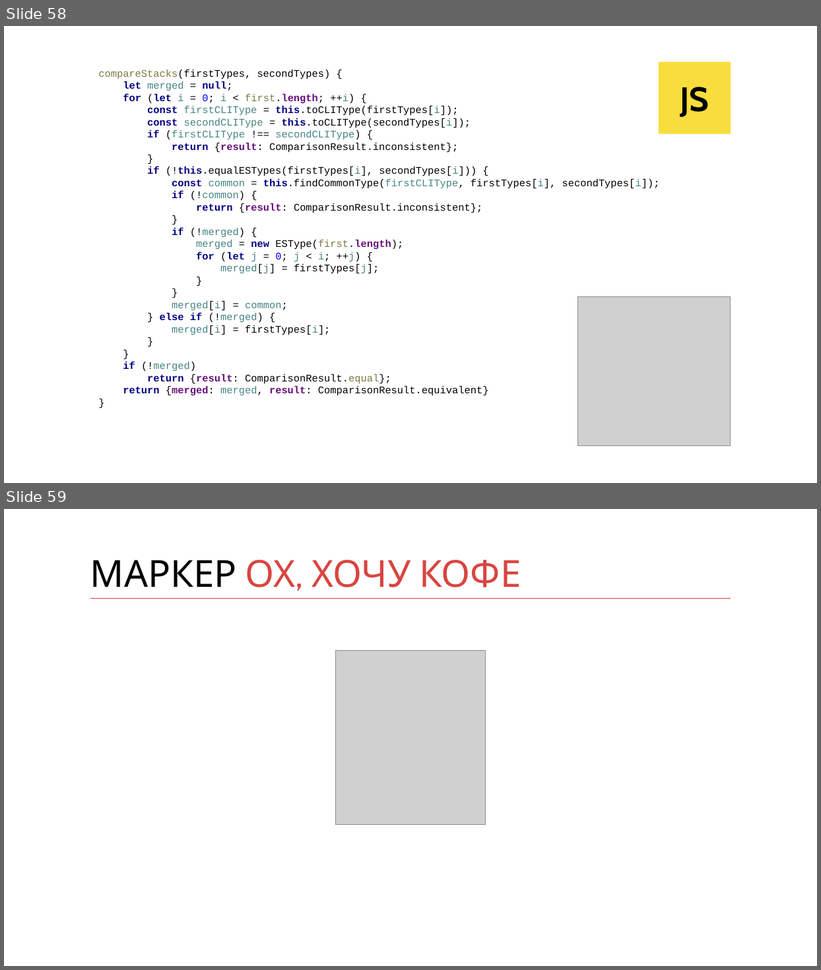
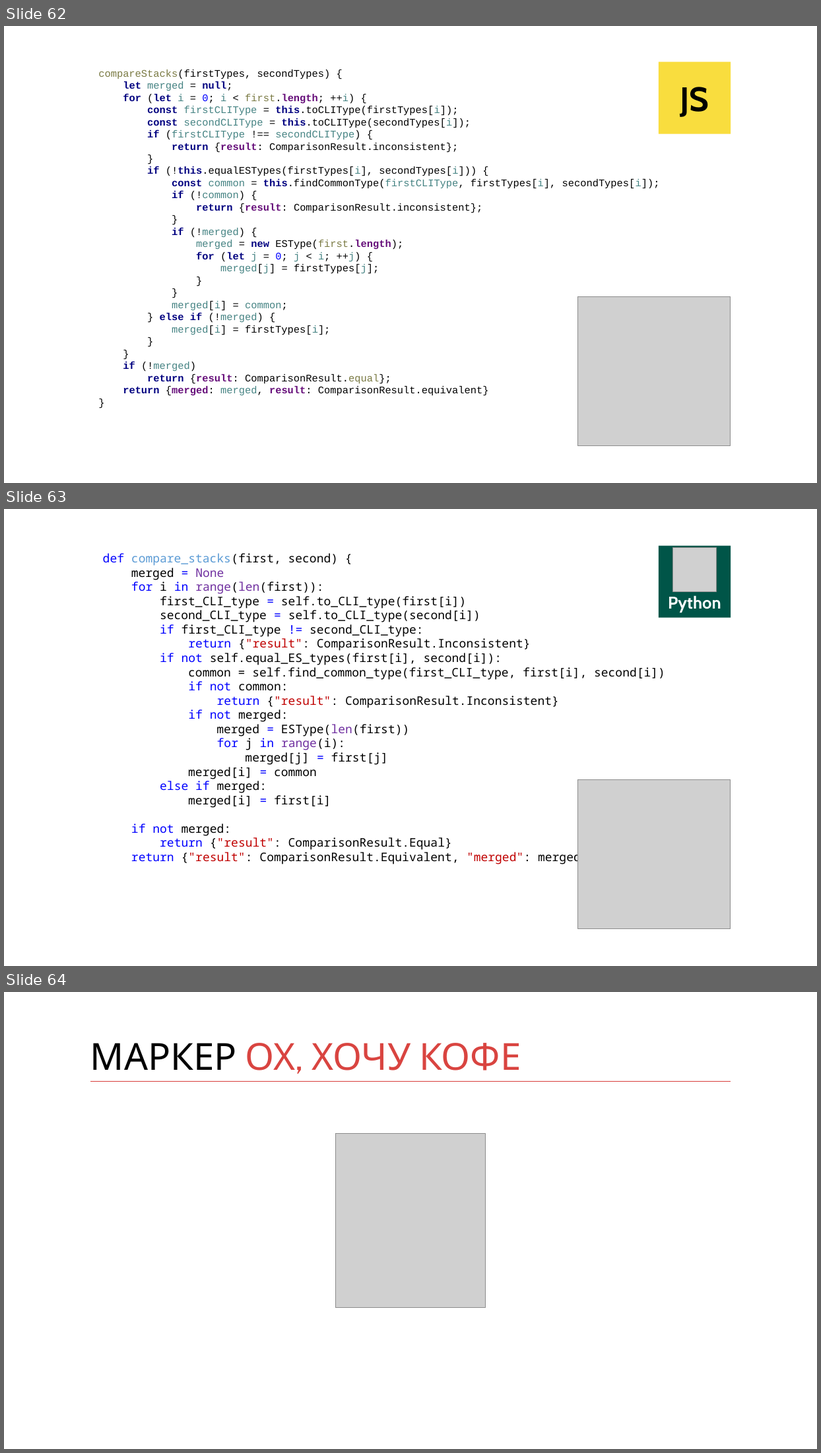
Before and after one commit to kontur-courses/clean-code, a slide deck: clean-code.pptx. Shown one above the other, each under a label of ours: slides 58 and 59 before the commit, slides 62, 63 and 64 after it. The pictures are 821x970 and 821x1453 pixels, drawn with LibreOffice and Linux fonts; fonts in the diff are those of the drawing; grey boxes stand for pictures. Boxes give left, top, right and bottom in pixels: in the first picture for what was removed or moved away, otherwise in the second. Text is boxed around its words. In the diff, an @@ line names an element or a change of style, - is before the commit and + after.

Commit message:
add python in presentation

```diff
--- a/clean-code.pptx
+++ b/clean-code.pptx
@@ slide 63 added at (4, 509, 817, 966), background #FFFFFF @@
@@ rectangle added at (659, 545, 731, 618), fill #005548, 20 pt, text #FFFFFF, bold @@
+Python
@@ picture added at (673, 548, 717, 592) @@
@@ text added at (103, 553, 665, 865), 14 pt, text #000000 @@
+def compare_stacks(first, second) {
+merged = None
+for i in range(len(first)):
+first_CLI_type = self.to_CLI_type(first[i])
+second_CLI_type = self.to_CLI_type(second[i])
+if first_CLI_type != second_CLI_type:
+return {"result": ComparisonResult.Inconsistent}
+if not self.equal_ES_types(first[i], second[i]):
+common = self.find_common_type(first_CLI_type, first[i], second[i])
+if not common:
+return {"result": ComparisonResult.Inconsistent}
+if not merged:
+merged = ESType(len(first))
+for j in range(i):
+merged[j] = first[j]
+merged[i] = common
+else if merged:
+merged[i] = first[i]
+if not merged:
+return {"result": ComparisonResult.Equal}
+return {"result": ComparisonResult.Equivalent, "merged": merged}
@@ picture added at (578, 780, 731, 929) @@
@@ what was slide 58 is now slide 62 @@
@@ what was slide 59 is now slide 64 @@
```
Also in this commit, not shown: 3 slides changed, 5 other slides added.
